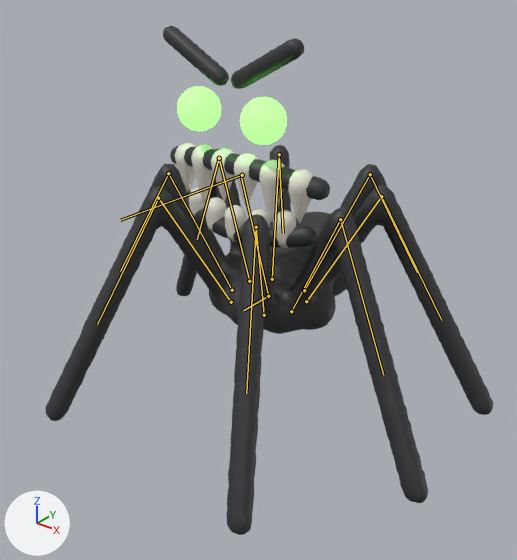
The glTF model blender/spider.glb, before and after one commit.
Both versions are drawn from a 50 mm lens placed at (1.8, -2.32, 1.96), pointed at (0.07, -0.16, 0.61). The axes (+X, +Y, +Z) are drawn at lower left. The lights are the same throughout. The older version comes first. The bones that change, and the others that lie on the model, are drawn over the model as lines.

Objects in the first picture: 'Spider'.
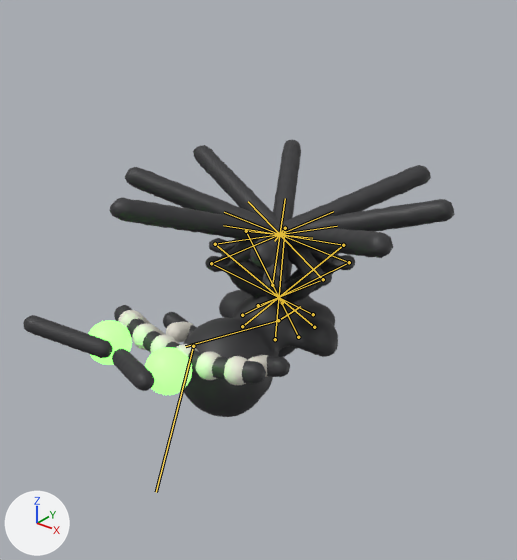
The newer file adds an action. The first version stands in its rest pose; the second is drawn at frame 48 of the action 'SpiderDeath'.

The edits, one by one:
Bone 'body' (bone_body) moves from (0.0, 0.0, 0.0) to (0.0, -0.08, -0.162).
Bone 'body' (bone_body) turns from (0, 0, 0) to (-180, 0, 0) degrees about its own x, y and z.
Bone 'face' (bone_face) turns from (0, 0, 0) to (-120, 0, 0) degrees about its own x, y and z.
Bone 'jaw' (bone_jaw) moves from (0.0, 0.0, 0.0) to (0.0, 0.0, -0.055).
Bone 'jaw' (bone_jaw) turns from (0, 0, 0) to (-6, 0, 0) degrees about its own x, y and z.
Bone 'leg1_upper.L' (bone_leg1_upper_l) turns from (0, 0, 0) to (154, 0, 0) degrees about its own x, y and z.
Bone 'leg1_lower.L' (bone_leg1_lower_l) turns from (0, 0, 0) to (-110, 0, 0) degrees about its own x, y and z.
Bone 'leg1_upper.R' (bone_leg1_upper_r) turns from (0, 0, 0) to (154, 0, 0) degrees about its own x, y and z.
Bone 'leg1_lower.R' (bone_leg1_lower_r) turns from (0, 0, 0) to (-110, 0, 0) degrees about its own x, y and z.
Bone 'leg2_upper.L' (bone_leg2_upper_l) turns from (0, 0, 0) to (154, 0, 0) degrees about its own x, y and z.
Bone 'leg2_lower.L' (bone_leg2_lower_l) turns from (0, 0, 0) to (-110, 0, 0) degrees about its own x, y and z.
Bone 'leg2_upper.R' (bone_leg2_upper_r) turns from (0, 0, 0) to (154, 0, 0) degrees about its own x, y and z.
Bone 'leg2_lower.R' (bone_leg2_lower_r) turns from (0, 0, 0) to (-110, 0, 0) degrees about its own x, y and z.
Bone 'leg3_upper.L' (bone_leg3_upper_l) turns from (0, 0, 0) to (154, 0, 0) degrees about its own x, y and z.
Bone 'leg3_lower.L' (bone_leg3_lower_l) turns from (0, 0, 0) to (-110, 0, 0) degrees about its own x, y and z.
Bone 'leg3_upper.R' (bone_leg3_upper_r) turns from (0, 0, 0) to (154, 0, 0) degrees about its own x, y and z.
Bone 'leg3_lower.R' (bone_leg3_lower_r) turns from (0, 0, 0) to (-110, 0, 0) degrees about its own x, y and z.
Bone 'leg4_upper.L' (bone_leg4_upper_l) turns from (0, 0, 0) to (154, 0, 0) degrees about its own x, y and z.
Bone 'leg4_lower.L' (bone_leg4_lower_l) turns from (0, 0, 0) to (-110, 0, 0) degrees about its own x, y and z.
Bone 'leg4_upper.R' (bone_leg4_upper_r) turns from (0, 0, 0) to (154, 0, 0) degrees about its own x, y and z.
Bone 'leg4_lower.R' (bone_leg4_lower_r) turns from (0, 0, 0) to (-110, 0, 0) degrees about its own x, y and z.

Pixel boxes [x1, y1, x2, y2] of what changed, in the pictures (517 x 560 px):
'Spider', posed (45% shorter)
    before: [45, 26, 493, 535]
    after: [23, 140, 455, 417]
bone 'body', root to tip
    before: (268, 296) to (243, 310)
    after: (278, 320) to (300, 306)
bone 'face', root to tip
    before: (268, 296) to (241, 176)
    after: (278, 320) to (185, 346)
bone 'jaw', root to tip
    before: (242, 175) to (120, 220)
    after: (193, 346) to (156, 492)
bone 'leg1_upper.L', root to tip
    before: (264, 315) to (256, 227)
    after: (313, 314) to (211, 263)
bone 'leg1_lower.L', root to tip
    before: (256, 227) to (246, 393)
    after: (211, 263) to (333, 211)
bone 'leg1_upper.R', root to tip
    before: (231, 302) to (158, 198)
    after: (282, 303) to (272, 285)
bone 'leg1_lower.R', root to tip
    before: (158, 198) to (97, 324)
    after: (272, 285) to (285, 198)
bone 'leg2_upper.L', root to tip
    before: (291, 311) to (340, 219)
    after: (314, 327) to (215, 244)
bone 'leg2_lower.L', root to tip
    before: (340, 219) to (383, 375)
    after: (215, 244) to (337, 226)
bone 'leg2_upper.R', root to tip
    before: (232, 290) to (168, 173)
    after: (258, 305) to (323, 279)
bone 'leg2_lower.R', root to tip
    before: (168, 173) to (120, 271)
    after: (323, 279) to (248, 201)
bone 'leg3_upper.L', root to tip
    before: (306, 301) to (381, 196)
    after: (298, 337) to (246, 231)
bone 'leg3_lower.L', root to tip
    before: (381, 196) to (441, 320)
    after: (246, 231) to (312, 238)
bone 'leg3_upper.R', root to tip
    before: (249, 281) to (219, 158)
    after: (242, 315) to (349, 262)
bone 'leg3_lower.R', root to tip
    before: (219, 158) to (197, 239)
    after: (349, 262) to (224, 212)
bone 'leg4_upper.L', root to tip
    before: (304, 290) to (370, 174)
    after: (275, 339) to (285, 228)
bone 'leg4_lower.L', root to tip
    before: (370, 174) to (417, 272)
    after: (285, 228) to (274, 241)
bone 'leg4_upper.R', root to tip
    before: (272, 279) to (279, 154)
    after: (242, 326) to (343, 245)
bone 'leg4_lower.R', root to tip
    before: (279, 154) to (283, 233)
    after: (343, 245) to (223, 225)
